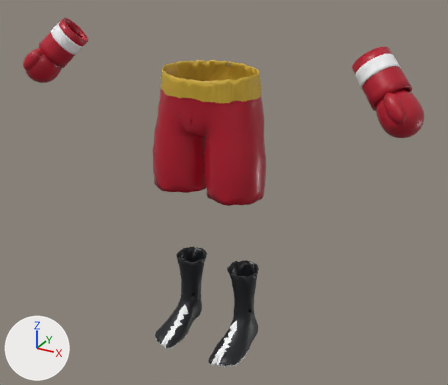
One commit to the glTF model public/coaches/mma-kadir/tenues/boxe.glb: the scene before it, then after it.
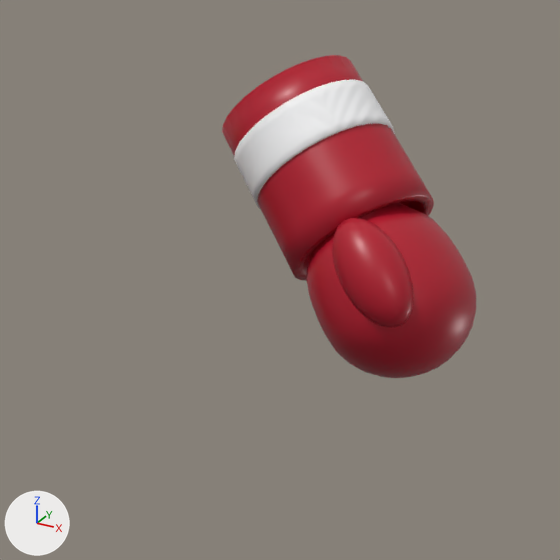
The first picture shows the older version from a 50 mm lens placed at (0.997, -1.739, 1.464), pointed at (0.043, -0.004, 0.597). The close-ups show the older and then the newer version on the part from 64% to 100% of the width and 8% to 49% of the height of that picture. Only the edits that show in the close-ups are written down. Every picture has the same lights, and +X, +Y and +Z are marked at lower left. Where no turn or scale is listed for an object, it has been applied to the vertices. Vertices at exactly the same position are counted once.

The older version as bpy lines, for what is in view:
```python
me_gant_left = bpy.data.meshes.new('gant-Left')
me_gant_left.from_pydata(...)  # 478 vertices, 952 faces; spans x 0.5715..0.6977, y -0.1752..-0.0362, z 0.0301..0.1631
me_gant_left.materials.append(mat_cuir__b3122a)
me_manchette_left = bpy.data.meshes.new('manchette-Left')
me_manchette_left.from_pydata(...)  # 392 vertices, 784 faces; spans x 0.481..0.651, y -0.144..0.007, z 0.087..0.258
me_manchette_left.materials.append(mat_cuir__b3122a)
me_pouce_left = bpy.data.meshes.new('pouce-Left')
me_pouce_left.from_pydata(...)  # 200 vertices, 396 faces; spans x 0.5987..0.6655, y -0.1848..-0.1346, z 0.0869..0.1593
me_pouce_left.materials.append(mat_cuir__b3122a)
ob_gant_left = bpy.data.objects.new('gant-Left', me_gant_left)
ob_gant_left.location = (0.0, 0.0, 0.895)
ob_manchette_left = bpy.data.objects.new('manchette-Left', me_manchette_left)
ob_manchette_left.location = (0.0, 0.0, 0.895)
ob_pouce_left = bpy.data.objects.new('pouce-Left', me_pouce_left)
ob_pouce_left.location = (0.0, 0.0, 0.895)
# also in view: 'sangle-Left' at (0.553, -0.061, 1.083)
```
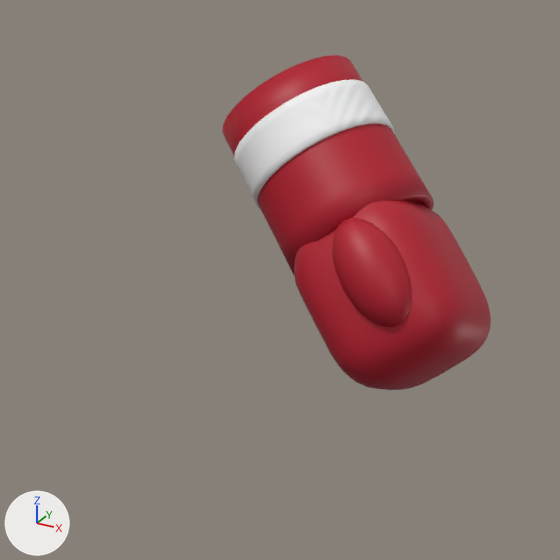
The edits, one by one:
me_gant_left is used by ob_gant_left; location (0.0, 0.0, 0.895).
me_gant_left had 478 vertices, 952 faces and spanned x 0.5715..0.6977, y -0.1752..-0.0362, z 0.0301..0.1631.
me_gant_left now has 478 vertices, 952 faces and spans x 0.5619..0.7078, y -0.1775..-0.0341, z 0.0174..0.1748.
me_gant_left part 1: 478 of 478 vertices moved; they spanned x 0.5715..0.6977, y -0.1752..-0.0362, z 0.0301..0.1631 and now span x 0.5619..0.7078, y -0.1775..-0.0341, z 0.0174..0.1748; mean shift (-0.0013, 0.0007, 0.0016).
me_gant_left part 2: 906 kept faces spanning x 0.5619..0.7078, y -0.1775..-0.0341, z 0.0174..0.1748 get new texture (UV) coordinates.

Changed parts and their boxes (x1, y1, x2, y2) in the close-ups (560 x 560 px; the box of a moved part takes in the faces that stretch with it):
'gant-Left', reshaped (16% wider, 9% taller): before (307, 203, 476, 378); after (294, 200, 491, 390)
part 1 of me_gant_left, moved or reshaped: before (318, 248, 463, 373); after (302, 225, 468, 384)
part 2 of me_gant_left, surface changed: before (307, 203, 476, 378); after (294, 200, 491, 390)
